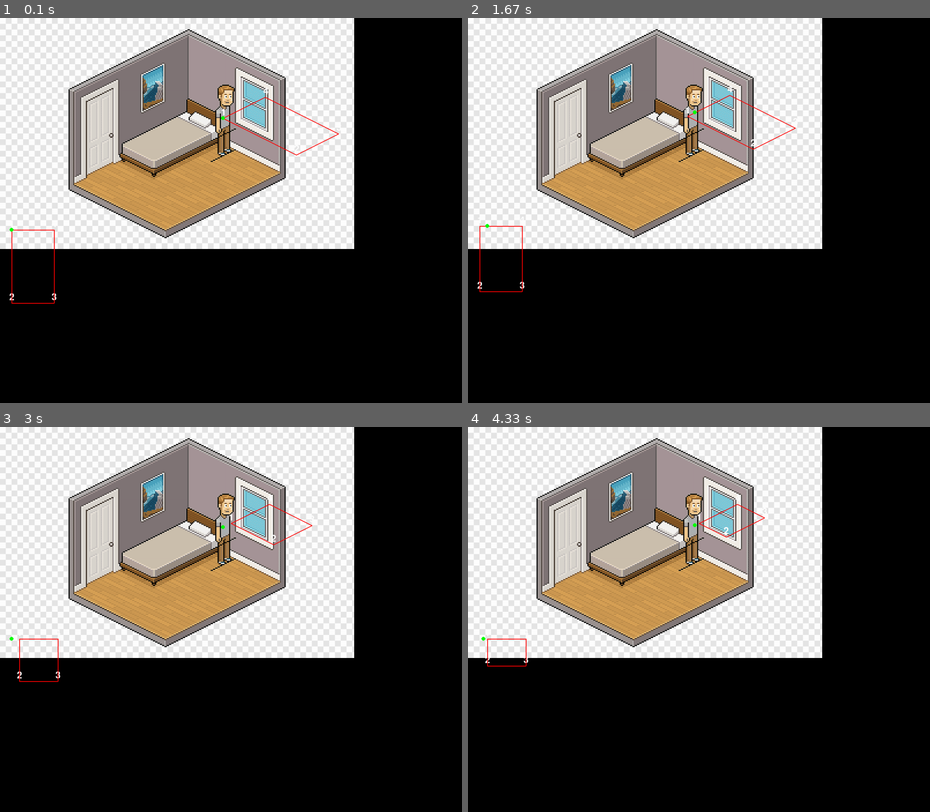
Above: before the commit, frames 1-4 (two rows, left to right).
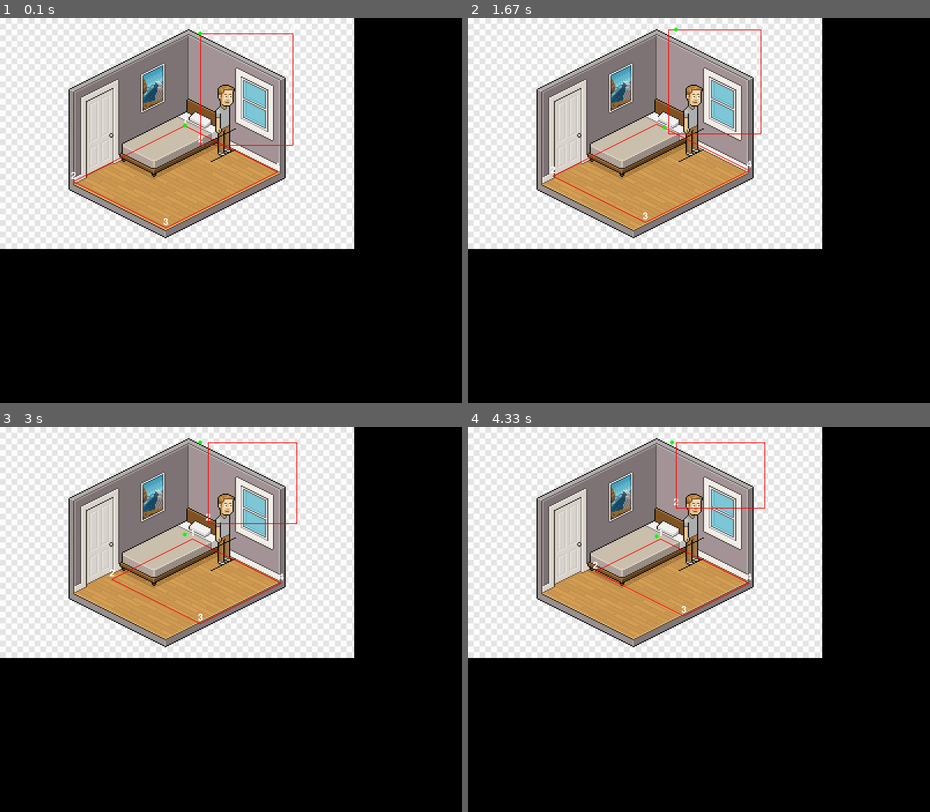
Above: after the commit, the same moments.

Repository: moises-dias/pygame-learning
Game: pygame game, started from generate_square_from_isometric.py
Same seed, same stepped clock (60 frames per second), same inputs: the game is played once before the commit and once after it.
Inputs:
- Up to frame 1 (0.1 s): no input
- Up to frame 2 (1.67 s): hold Right 0.33-0.8 s; hold Up 0.83-1.13 s; hold W 0.83-1.13 s; tap F at 0.9, 1.23, 1.53 s; tap E at 0.98 s; hold Right 1.17-1.63 s; hold D 1.17-1.63 s
- Up to frame 3 (3 s): hold Left 1.67-2.2 s; hold A 1.67-2.2 s; tap F at 1.73, 2.03, 2.3, 2.63, 2.93 s; hold Down 2.23-2.53 s; hold S 2.23-2.53 s; tap E at 2.38 s; hold Left 2.57-2.97 s; hold A 2.57-2.97 s
- Up to frame 4 (4.33 s): hold Up 3-3.37 s; hold W 3-3.37 s; tap F at 3.07, 3.47, 3.77, 4.13 s; hold Right 3.4-4.03 s; hold D 3.4-4.03 s; tap E at 3.55 s; hold Down from 4.07 s (still down); hold S from 4.07 s (still down)

The runs differ from the first frame. In frame 1, 0.9% of the frame differs, in the area x 2-74%, y 1-75%; in frame 2, 0.9%; in frame 3, 0.8%; in frame 4, 0.7%.

Commit message:
testing movement in isometric view

Diff:
--- a/generate_square_from_isometric.py
+++ b/generate_square_from_isometric.py
@@ -13,16 +13,15 @@
 image = pygame.image.load("isometric_test.png")
 image_rect = image.get_rect()
 
-angle = math.radians(-45)
+angle = math.radians(45)
 sin_angle = math.sin(angle)
 cos_angle = math.cos(angle)
 sqrt_2 = math.sqrt(2)
 
-
-x1 = 30
-x2 = 140
-y1 = 550
-y2 = 740
+x1 = 520
+x2 = 760
+y1 = 40
+y2 = 330
 
 final_squares = []
 final_isometrics = []
@@ -95,7 +94,7 @@
                 new_y = (x * sin_angle + y * cos_angle)/sqrt_2
                 isometric_vertices.append((round(new_x), round(new_y)))
 
-            # square_point = square_vertices[0]
+            print(isometric_vertices)
             x = square_point[0]
             y = square_point[1]
             new_x = 2*(x * cos_angle - y * sin_angle)/sqrt_2
--- /dev/null
+++ b/movement_test.py
@@ -0,0 +1,107 @@
+import pygame
+import sys
+import math
+
+pygame.init()
+
+SCREEN_WIDTH = 1200
+SCREEN_HEIGHT = 1000
+
+squares = [[(520, 40), (520, 330), (760, 330), (760, 40)]]
+
+isometrics = [[(480, 280), (190, 425), (430, 545), (720, 400)]]
+
+square_point = (660, 200)
+walker_x = square_point[0]
+walker_y = square_point[1]
+new_walker_x = 0
+new_walker_y = 0
+
+isometric_point = (460.0, 430.0)
+isometric_walker_x = isometric_point[0]
+isometric_walker_y = isometric_point[1]
+isometric_new_walker_x_h = 0
+isometric_new_walker_y_h = 0
+isometric_new_walker_x_v = 0
+isometric_new_walker_y_v = 0
+
+screen = pygame.display.set_mode((SCREEN_WIDTH, SCREEN_HEIGHT))
+clock = pygame.time.Clock()
+font = pygame.font.Font(None, 36)
+image = pygame.image.load("isometric_test.png")
+image_rect = image.get_rect()
+
+velocity = 2
+
+running = True
+while running:
+    for event in pygame.event.get():
+        if event.type == pygame.QUIT:
+            running = False
+
+    keys = pygame.key.get_pressed()
+    if keys[pygame.K_LEFT]:
+        new_walker_x = -velocity
+        isometric_new_walker_x_h = -velocity
+        isometric_new_walker_y_h = -velocity * 0.5
+    if keys[pygame.K_RIGHT]:
+        new_walker_x = +velocity
+        isometric_new_walker_x_h = +velocity
+        isometric_new_walker_y_h = +velocity * 0.5
+    if keys[pygame.K_UP]:
+        new_walker_y = -velocity
+        isometric_new_walker_x_v = +velocity
+        isometric_new_walker_y_v = -velocity * 0.5
+    if keys[pygame.K_DOWN]:
+        new_walker_y = +velocity
+        isometric_new_walker_x_v = -velocity
+        isometric_new_walker_y_v = +velocity * 0.5
+
+    # squares = [[(520, 40), (520, 330), (760, 330), (760, 40)]]
+
+    if (keys[pygame.K_LEFT] or keys[pygame.K_RIGHT]) and 520 <= walker_x + new_walker_x <= 760:
+        walker_x += new_walker_x
+        isometric_walker_x += isometric_new_walker_x_h
+        isometric_walker_y += isometric_new_walker_y_h
+    if (keys[pygame.K_UP] or keys[pygame.K_DOWN]) and 40 <= walker_y + new_walker_y <= 330:
+        walker_y += new_walker_y
+        isometric_walker_x += isometric_new_walker_x_v
+        isometric_walker_y += isometric_new_walker_y_v
+
+    # x = walker_x
+    # y = walker_y
+    # new_x = 2*(x * cos_angle - y * sin_angle)/sqrt_2
+    # new_y = (x * sin_angle + y * cos_angle)/sqrt_2
+    # isometric_point = (new_x, new_y)
+
+
+
+    screen.fill((0, 0, 0))
+    screen.blit(image, image_rect)
+
+
+    square_to_draw = [(x, y) for x,y in squares[0]]
+    square_point_to_draw = (walker_x, walker_y)
+    # print(square_to_draw)
+
+    pygame.draw.circle(screen, (0, 255, 0), square_point, 5)
+    pygame.draw.circle(screen, (0, 255, 0), isometric_point, 5)
+    pygame.draw.circle(screen, (0, 255, 255), square_point_to_draw, 5)
+    pygame.draw.circle(screen, (0, 255, 255), (isometric_walker_x, isometric_walker_y), 5)
+
+    for v in isometrics:
+        pygame.draw.polygon(screen, (0, 255, 0), v, 2)
+    for v in squares:
+        pygame.draw.polygon(screen, (0, 255, 0), v, 2)
+
+    pygame.draw.polygon(screen, (0, 255, 0), square_to_draw, 2)
+
+
+    pygame.display.flip()
+
+    clock.tick(60)
+
+
+
+pygame.quit()
+sys.exit()
--- a/output.txt
+++ b/output.txt
@@ -1,15 +1,11 @@
 squares
-[(-330, 530), (-330, 760), (-40, 760), (-40, 530)]
-[(-210, 530), (-210, 610), (-40, 610), (-40, 530)]
-[(-80, 610), (-80, 650), (-40, 650), (-40, 610)]
+[(520, 40), (520, 330), (760, 330), (760, 40)]
 
 isometrics
-[(200, 430), (430, 545), (720, 400), (490, 285)]
-[(320, 370), (400, 410), (570, 325), (490, 285)]
-[(530, 345), (570, 365), (610, 345), (570, 325)]
+[(480, 280), (190, 425), (430, 545), (720, 400)]
 
 square_point
-(-170, 700)
+(660, 200)
 
 isometric_point
-(530.0, 434.99999999999994)
+(460.0, 430.0)
